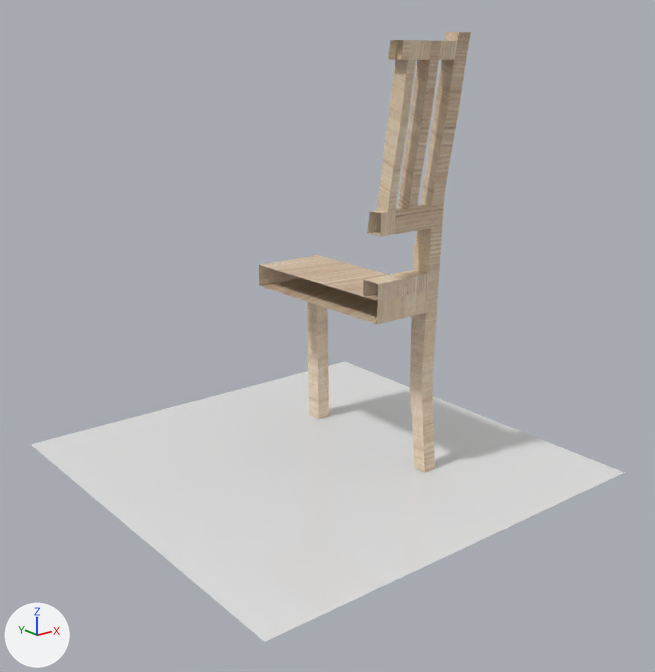
Two versions of the glTF model public/models/Chair.glb, one commit apart.
The view is the same before and after, from a 50 mm camera at (-1.82, -2.33, 1.38) aimed at (-0.02, -0.08, 0.48). The axes (+X, +Y, +Z) are drawn at lower left. The lights are the same throughout. The picture after the commit comes second. Where no turn or scale is listed for an object, it has been applied to the vertices. Vertices at exactly the same position are counted once.

In view in the first picture: 'Chair', 'Plane'.
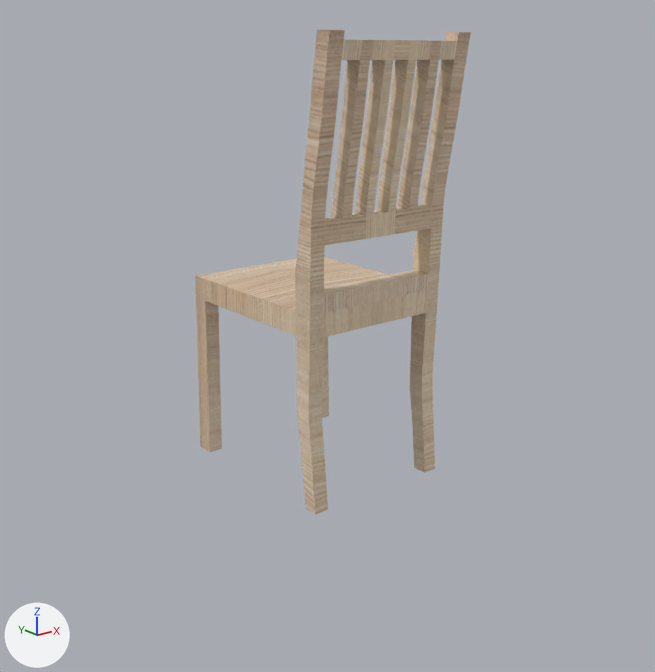
Location of each change, (x1, y1, x2, y2) in pixels of the pictures (655 x 672 px):
'Plane', deleted
    before: (31, 362, 625, 642)
'Chair', reshaped (30% wider, 10% taller)
    before: (259, 32, 471, 473)
    after: (195, 30, 471, 515)
part 1 of me_chair, added (beige)
    after: (195, 30, 403, 515)

What changed in the scene script:
```text
Change me_chair:
    used by ob_chair; location = (0.0, 0.0, 0.0)
    remove me_chair.from_pydata(...)  # 242 vertices, 500 faces; spans x 0.0..0.275, y -0.398..0.339, z 0.001..1.431
    add me_chair.from_pydata(...)  # 465 vertices, 1000 faces; spans x -0.275..0.275, y -0.398..0.339, z 0.001..1.431
    me_chair part 1: 223 vertices added at x -0.275..-0.028, y -0.398..0.339, z 0.001..1.431
Remove ob_plane:
    ob_plane = bpy.data.objects.new('Plane', me_plane)
    ob_plane.location = (0.0, 0.0, 0.0)
```
